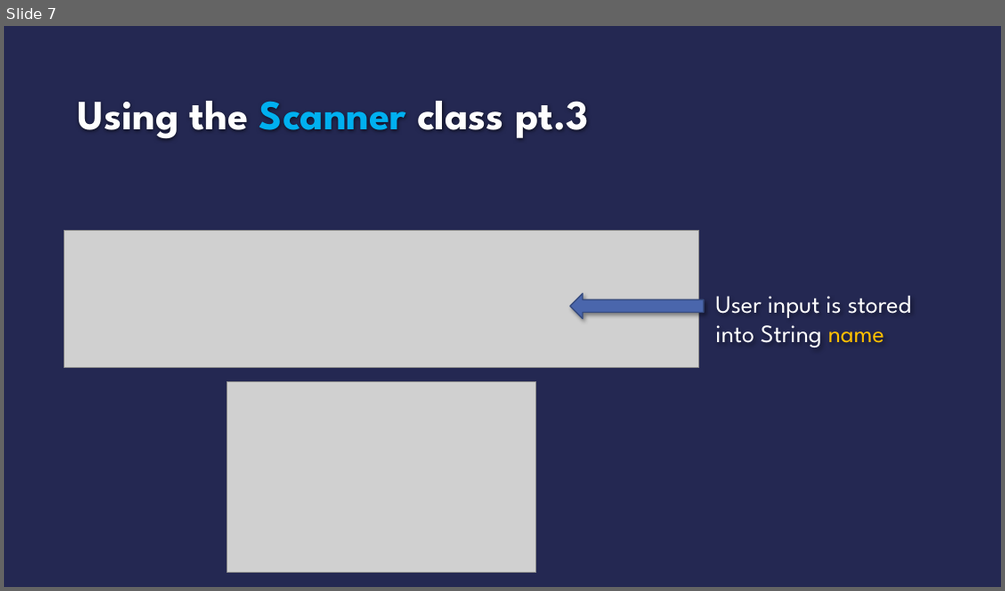
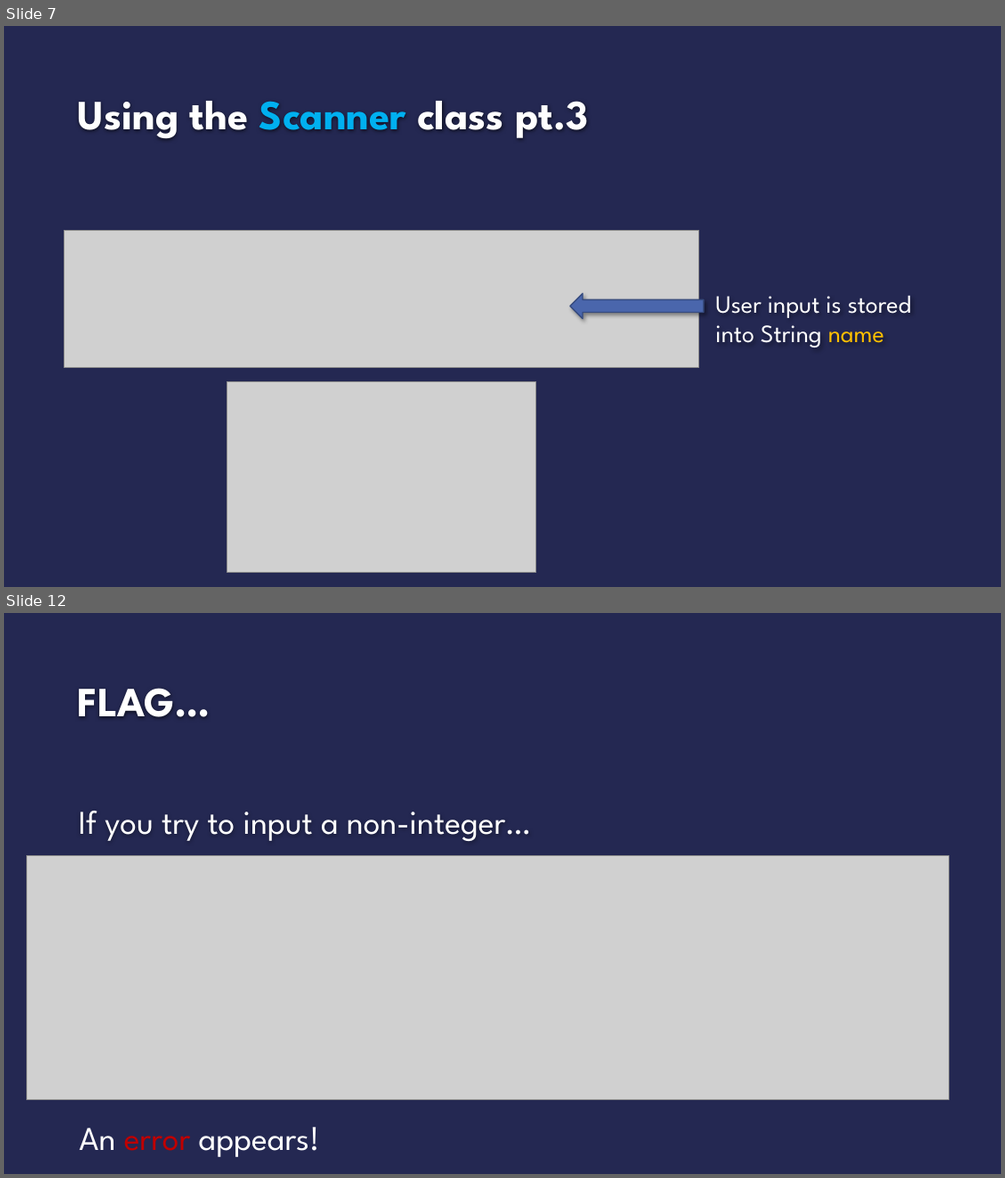
Before and after one commit to msantiago9/Marj, a slide deck: static/ppts/AP4-1.pptx. Shown one above the other, each under a label of ours: slide 7 before the commit, slides 7 and 12 after it; the slides between them are not shown. The pictures are 1005x591 and 1005x1178 pixels, drawn with LibreOffice and Linux fonts; fonts in the diff are those of the drawing; grey boxes stand for pictures; background and template pictures are left out. Boxes give left, top, right and bottom in pixels: in the first picture for what was removed or moved away, otherwise in the second. Text is boxed around its words. In the diff, an @@ line names an element or a change of style, - is before the commit and + after.

```diff
--- a/static/ppts/AP4-1.pptx
+++ b/static/ppts/AP4-1.pptx
@@ slide 12 added at (4, 613, 1001, 1174), background #242852 @@
@@ title added at (78, 688, 210, 717), 40 pt, text #FFFFFF, bold @@
+FLAG…
@@ text added at (79, 811, 531, 841), 32 pt, text #FFFFFF @@
+If you try to input a non-integer…
@@ picture added at (26, 856, 948, 1100) @@
@@ text added at (79, 1127, 320, 1157), 32 pt, text #FFFFFF @@
+An error appears!
```
Also in this commit, not shown: 1 slide changed, 5 other slides added, 5 other files.
